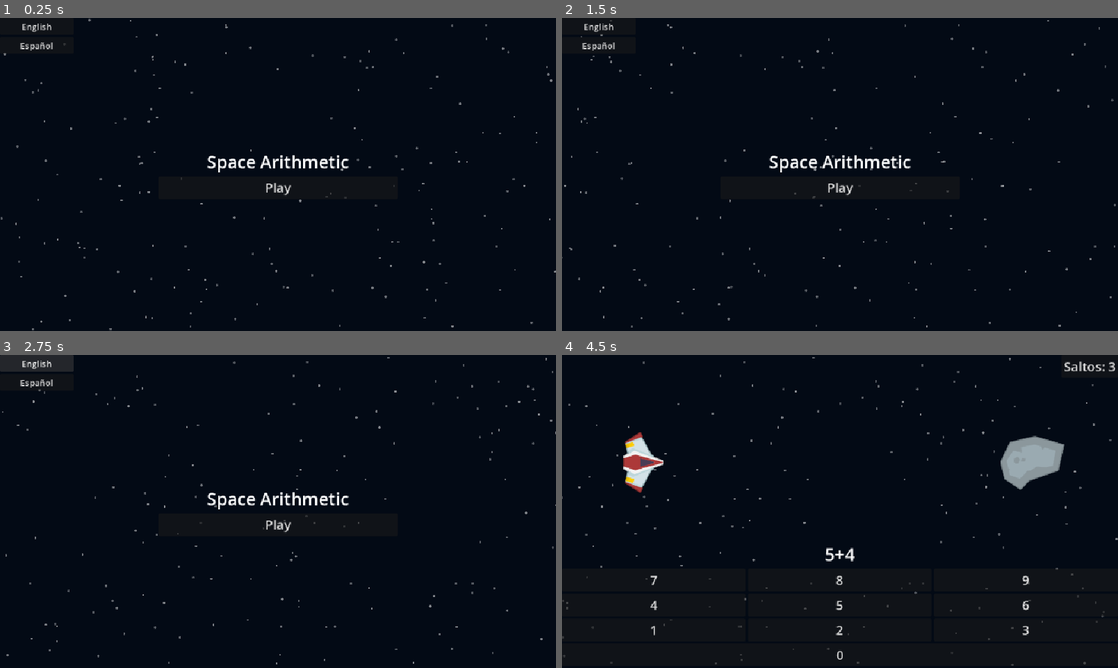
Above: before the commit, frames 1-4 (two rows, left to right).
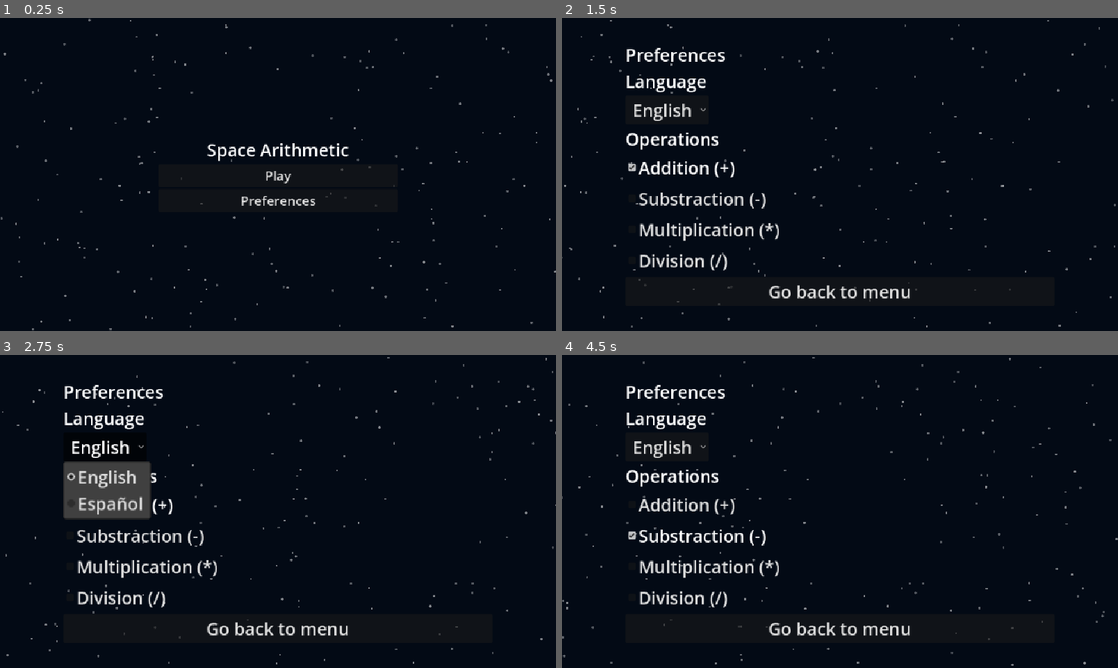
Above: after the commit, the same moments.

Repository: SalticHash/SpaceArithmetic
Game: Godot game, scene res://Menu/Menu.tscn
Two runs of this game, one before a commit and one after it. Both use one fixed random seed, a clock stepped at 60 frames per second and the inputs below.
Inputs (mouse positions are in pixels of both pictures, inside the frame that each line leads up to):
- Up to frame 1 (0.25 s): no input
- Up to frame 2 (1.5 s): click (600, 27) at 0.5 s, where only the run before the commit has a clickable "English"; click (840, 199) at 1.25 s, where only the run after the commit has a clickable "Preferences"
- Up to frame 3 (2.75 s): click "English" at 2 s
- Up to frame 4 (4.5 s): click (840, 505) at 2.75 s, where only the run after the commit has a clickable "Addition (+)"; click (600, 383) at 3.5 s, where only the run before the commit has a clickable "Español"; click (840, 536) at 4.25 s, where only the run after the commit has a clickable "Substraction (-)"

The runs differ from the first frame. In frame 1, 1.6% of the frame differs, in the area x 0-68%, y 1-61%; in frame 2, 4.3%; in frame 3, 7.2%, in the area x 0-83%, y 0-91%; in frame 4, 6.0%.

Commit message:
Added language and operation preferences
(Operation preferences are not implemented in gameplay yet)

Diff:
--- a/Menu/Menu.gd
+++ b/Menu/Menu.gd
@@ -3,12 +3,6 @@
 func _play_pressed():
 	get_tree().change_scene_to_file("res://Root/Root.tscn")
 
-func set_language(locale: StringName):
-	TranslationServer.set_locale(locale)
 
-@onready var lang_buttons: Array[Node] = $LanguageSelect.get_children()
-func _ready() -> void:
-	for lang_button: Button in lang_buttons:
-		lang_button.pressed.connect(
-			set_language.bind(lang_button.name)
-		)
+func _on_settings_pressed() -> void:
+	get_tree().change_scene_to_file("res://Settings/Settings.tscn")
--- a/Menu/Menu.tscn
+++ b/Menu/Menu.tscn
@@ -32,22 +32,15 @@
 horizontal_alignment = 1
 vertical_alignment = 1
 
-[node name="Button" type="Button" parent="Container" unique_id=552051909]
+[node name="Play" type="Button" parent="Container" unique_id=552051909]
 layout_mode = 2
 theme_override_font_sizes/font_size = 24
 text = "menu_button_play"
 
-[node name="LanguageSelect" type="VBoxContainer" parent="." unique_id=110744314]
-layout_mode = 0
-offset_right = 136.0
-offset_bottom = 66.0
+[node name="Settings" type="Button" parent="Container" unique_id=1041466579]
+layout_mode = 2
+theme_override_font_sizes/font_size = 24
+text = "menu_preferences"
 
-[node name="en" type="Button" parent="LanguageSelect" unique_id=851260520]
-layout_mode = 2
-text = "English"
-
-[node name="es" type="Button" parent="LanguageSelect" unique_id=397135740]
-layout_mode = 2
-text = "Español"
-
-[connection signal="pressed" from="Container/Button" to="." method="_play_pressed"]
+[connection signal="pressed" from="Container/Play" to="." method="_play_pressed"]
+[connection signal="pressed" from="Container/Settings" to="." method="_on_settings_pressed"]
--- /dev/null
+++ b/Preferences/Preferences.gd
@@ -0,0 +1,44 @@
+extends Node
+
+const SAVE_PATH = "user://preferences.tres"
+var saved: PreferencesResource
+
+func _ready() -> void:
+	load_pr()
+	if Preferences.saved.locale not in TranslationServer.get_loaded_locales():
+		var default_locale: String = OS.get_locale()
+		var best_score: int = 0
+		var best_locale: String = "us"
+		for loaded_locale in TranslationServer.get_loaded_locales():
+			var score: int = TranslationServer.compare_locales(default_locale, loaded_locale)
+			if score >= best_score:
+				best_score = score
+				best_locale = loaded_locale
+		Preferences.saved.locale = best_locale
+		TranslationServer.set_locale(best_locale)
+		save_pr()
+
+func create_pr() -> void:
+	print("Creating preferences...")
+	saved = PreferencesResource.new()
+	save_pr()
+
+func save_pr() -> void:
+	print("Saving preferences...")
+	var error_code = ResourceSaver.save(saved, SAVE_PATH)
+	if error_code == OK: return
+	push_error("Failed to save preferences: " + error_string(error_code))
+
+func load_pr() -> void:
+	if not FileAccess.file_exists(SAVE_PATH):
+		create_pr()
+		return
+
+	print("Loading game...")
+	Engine.print_error_messages = false
+	saved = ResourceLoader.load(SAVE_PATH, "PreferencesResource", ResourceLoader.CACHE_MODE_REPLACE)
+	Engine.print_error_messages = true
+	if saved == null:
+		print("Failed to load preferences!")
+		create_pr()
+		return
--- /dev/null
+++ b/Preferences/PreferencesResource.gd
@@ -0,0 +1,10 @@
+extends Resource
+class_name PreferencesResource
+
+@export var locale: String = "none"
+@export var operations: Dictionary[String, bool] = {
+	"sum": true,
+	"sub": false,
+	"mul": false,
+	"div": false
+}
--- /dev/null
+++ b/Settings/Settings.gd
@@ -0,0 +1,31 @@
+extends Control
+
+const locales_index = {
+	"en": 0,
+	"es": 1
+}
+
+func set_language(locale: String):
+	TranslationServer.set_locale(locale)
+	Preferences.saved.locale = locale
+	Preferences.save_pr()
+
+
+func _ready() -> void:
+	%Locale.select(locales_index[Preferences.saved.locale])
+	set_language(Preferences.saved.locale)
+	for operation: CheckBox in %Operations.get_children():
+		var op: String = operation.name
+		var active: bool = Preferences.saved.operations[op]
+		operation.set_pressed_no_signal(active)
+		operation.toggled.connect(operation_toggled.bind(op))
+
+func operation_toggled(toggled: bool, op: String) -> void:
+	Preferences.saved.operations[op] = toggled
+	Preferences.save_pr()
+
+func _on_locale_selected(index: int) -> void:
+	set_language(locales_index.keys()[index])
+
+func _on_exit_pressed() -> void:
+	get_tree().change_scene_to_file("res://Menu/Menu.tscn")
--- /dev/null
+++ b/Settings/Settings.tscn
@@ -0,0 +1,81 @@
+[gd_scene format=3 uid="uid://dtrq385smupxx"]
+
+[ext_resource type="Script" uid="uid://c3idrxiwob4oh" path="res://Settings/Settings.gd" id="1_w44vd"]
+
+[sub_resource type="Theme" id="Theme_w44vd"]
+default_font_size = 32
+
+[node name="Settings" type="Control" unique_id=287956289]
+layout_mode = 3
+anchors_preset = 15
+anchor_right = 1.0
+anchor_bottom = 1.0
+grow_horizontal = 2
+grow_vertical = 2
+theme = SubResource("Theme_w44vd")
+script = ExtResource("1_w44vd")
+
+[node name="Alignment" type="VBoxContainer" parent="." unique_id=392371158]
+layout_mode = 1
+anchors_preset = 15
+anchor_right = 1.0
+anchor_bottom = 1.0
+offset_left = 117.0
+offset_right = -117.0
+grow_horizontal = 2
+grow_vertical = 2
+alignment = 1
+
+[node name="PreferencesTitle" type="Label" parent="Alignment" unique_id=755519127]
+layout_mode = 2
+text = "menu_preferences"
+vertical_alignment = 1
+
+[node name="LocaleTitle" type="Label" parent="Alignment" unique_id=2078309406]
+layout_mode = 2
+text = "menu_option_locale"
+vertical_alignment = 1
+
+[node name="Locale" type="OptionButton" parent="Alignment" unique_id=1239797154]
+unique_name_in_owner = true
+layout_mode = 2
+size_flags_horizontal = 0
+alignment = 1
+item_count = 2
+popup/item_0/text = "en"
+popup/item_0/id = 0
+popup/item_1/text = "es"
+popup/item_1/id = 1
+
+[node name="OperationsTitle" type="Label" parent="Alignment" unique_id=1422644707]
+layout_mode = 2
+text = "menu_option_operations"
+vertical_alignment = 1
+
+[node name="Operations" type="VBoxContainer" parent="Alignment" unique_id=835400068]
+unique_name_in_owner = true
+layout_mode = 2
+alignment = 1
+
+[node name="sum" type="CheckBox" parent="Alignment/Operations" unique_id=1118243293]
+layout_mode = 2
+text = "operation_sum"
+
+[node name="sub" type="CheckBox" parent="Alignment/Operations" unique_id=648622864]
+layout_mode = 2
+text = "operation_sub"
+
+[node name="mul" type="CheckBox" parent="Alignment/Operations" unique_id=1383359379]
+layout_mode = 2
+text = "operation_mul"
+
+[node name="div" type="CheckBox" parent="Alignment/Operations" unique_id=2101120457]
+layout_mode = 2
+text = "operation_div"
+
+[node name="Exit" type="Button" parent="Alignment" unique_id=1766977017]
+layout_mode = 2
+text = "menu_go_back"
+
+[connection signal="item_selected" from="Alignment/Locale" to="." method="_on_locale_selected"]
+[connection signal="pressed" from="Alignment/Exit" to="." method="_on_exit_pressed"]
--- a/Translations/translate.csv
+++ b/Translations/translate.csv
@@ -4,3 +4,12 @@
 game_button_skips,Skips: %d,Saltos: %d
 menu_loose,You lost!,¡Perdiste!
 menu_go_back,Go back to menu,Volver al menu
+menu_preferences,Preferences,Preferencias
+menu_option_locale,Language,Idioma
+menu_option_operations,Operations,Operaciones
+en,English,English
+es,Español,Español
+operation_sum,Addition (+),Suma (+)
+operation_sub,Substraction (-),Resta (-)
+operation_mul,Multiplication (*),Multiplicación (*)
+operation_div,Division (/),División (/)
--- a/project.godot
+++ b/project.godot
@@ -27,6 +27,7 @@
 [autoload]
 
 Global="*res://Global/Global.tscn"
+Preferences="*uid://db6213n72g857"
 
 [display]
 
Not shown, added: Preferences/Preferences.gd.uid
Not shown, added: Preferences/PreferencesResource.gd.uid
Not shown, added: Settings/Settings.gd.uid
